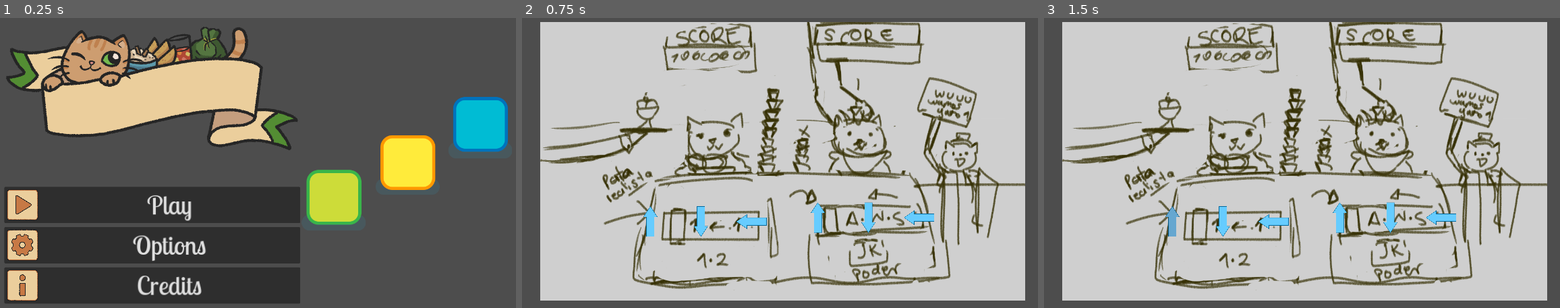
Above: before the commit, frames 1-3 (left to right).
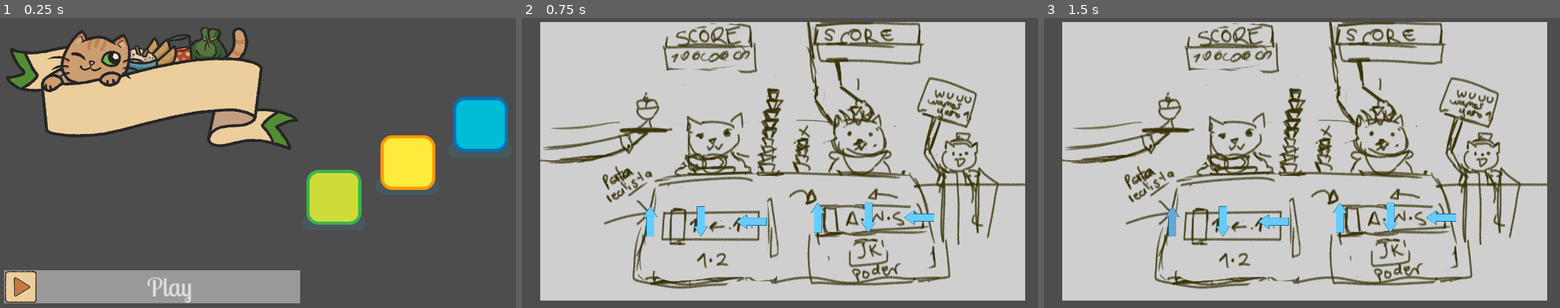
Above: after the commit, the same moments.

Repository: soetgdeznsgk/GGJ24---Fat-Cat-Fest
Game: Godot game, scene res://Escenas/Menus/menu_principal.tscn
The game is run twice, just before and just after one commit, with the same random seed, the same clock (stepped at 60 frames per second) and the same inputs.
Inputs (mouse positions are in pixels of both pictures, inside the frame that each line leads up to):
- Up to frame 1 (0.25 s): no input
- Up to frame 2 (0.75 s): click "Options" (after the commit: "Play") at 0.5 s
- Up to frame 3 (1.5 s): tap Enter at 1.25 s; move the mouse to (1420, 148) at 1.27 s; hold Right (DerechaPj1) from 1.28 s (still down); tap S (AbajoPj2) at 1.35 s

The runs differ from the first frame. In frame 1, 21% of the frame differs, in the area x 0-59%, y 58-99%; in frame 2, nothing differs; in frame 3, nothing differs.
Error after the commit: Invalid access to property or key 'h_separation' on a base object of type 'null instance'. (res://Escenas/Menus/Buttons/Button.gd:4)

Commit message:
branch coso e intentar animar botones con tween

Diff:
--- a/Escenas/Menus/Buttons/Button.gd
+++ b/Escenas/Menus/Buttons/Button.gd
@@ -1,4 +1,9 @@
 extends Button
-var isHighlighted := false
-var dist := 100.0
-var tiempo := 0.2
+@onready var anim:AnimationPlayer = $AnimationPlayer
+@onready var tween : Tween
+@onready var leftMargin = $PlayButton.h_separation
+func _on_mouse_entered():
+	print(leftMargin)
+
+func _on_mouse_exited():
+	print(leftMargin)
--- a/Escenas/Menus/menu_principal.tscn
+++ b/Escenas/Menus/menu_principal.tscn
@@ -1,16 +1,9 @@
-[gd_scene load_steps=10 format=3 uid="uid://wibtjjyhafg4"]
+[gd_scene load_steps=5 format=3 uid="uid://wibtjjyhafg4"]
 
 [ext_resource type="Script" path="res://Escenas/Menus/menu_principal.gd" id="1_vn785"]
 [ext_resource type="Texture2D" uid="uid://d2skq3dyio1rp" path="res://Escenas/Menus/Imgs/FatCatFestLogo.png" id="2_ijal2"]
-[ext_resource type="FontFile" uid="uid://cs81puvnc10pp" path="res://Escenas/Menus/Fonts/LobsterTwo-Regular.ttf" id="3_lanbx"]
-[ext_resource type="Texture2D" uid="uid://x886cltnkwtt" path="res://Escenas/Menus/Buttons/PlayButton.png" id="3_lrni4"]
-[ext_resource type="Texture2D" uid="uid://dxkx5w2qurkf3" path="res://Escenas/Menus/Buttons/OptionsButton.png" id="4_jvwwr"]
-[ext_resource type="Texture2D" uid="uid://c7ru10qr3mnrv" path="res://Escenas/Menus/Buttons/InfoButton.png" id="5_kukgg"]
+[ext_resource type="PackedScene" uid="uid://kcqxgo84fi45" path="res://button_anim.tscn" id="3_g302f"]
 [ext_resource type="Texture2D" uid="uid://2w4i8bs40b7c" path="res://Escenas/Menus/Placeholders/characters.png" id="5_msp6e"]
-[ext_resource type="Script" path="res://Escenas/Menus/Buttons/Button.gd" id="7_wf0f2"]
-
-[sub_resource type="StyleBoxFlat" id="StyleBoxFlat_71wjp"]
-content_margin_left = 100.0
 
 [node name="Control" type="Control"]
 layout_mode = 3
@@ -58,38 +51,8 @@
 theme_override_constants/separation = 10
 alignment = 2
 
-[node name="PlayButton" type="Button" parent="MenuPrincipal/HBoxContainer/VBoxContainer/VBoxContainer"]
+[node name="PlayButton" parent="MenuPrincipal/HBoxContainer/VBoxContainer/VBoxContainer" instance=ExtResource("3_g302f")]
 layout_mode = 2
-size_flags_vertical = 3
-theme_override_fonts/font = ExtResource("3_lanbx")
-theme_override_font_sizes/font_size = 66
-theme_override_styles/hover = SubResource("StyleBoxFlat_71wjp")
-text = "Play"
-icon = ExtResource("3_lrni4")
-expand_icon = true
-script = ExtResource("7_wf0f2")
-
-[node name="PlayButton2" type="Button" parent="MenuPrincipal/HBoxContainer/VBoxContainer/VBoxContainer"]
-layout_mode = 2
-size_flags_vertical = 3
-theme_override_fonts/font = ExtResource("3_lanbx")
-theme_override_font_sizes/font_size = 66
-theme_override_styles/hover = SubResource("StyleBoxFlat_71wjp")
-text = "Options"
-icon = ExtResource("4_jvwwr")
-expand_icon = true
-script = ExtResource("7_wf0f2")
-
-[node name="PlayButton3" type="Button" parent="MenuPrincipal/HBoxContainer/VBoxContainer/VBoxContainer"]
-layout_mode = 2
-size_flags_vertical = 3
-theme_override_fonts/font = ExtResource("3_lanbx")
-theme_override_font_sizes/font_size = 66
-theme_override_styles/hover = SubResource("StyleBoxFlat_71wjp")
-text = "Credits"
-icon = ExtResource("5_kukgg")
-expand_icon = true
-script = ExtResource("7_wf0f2")
 
 [node name="CenterContainer" type="CenterContainer" parent="MenuPrincipal/HBoxContainer"]
 layout_mode = 2
@@ -99,12 +62,4 @@
 layout_mode = 2
 texture = ExtResource("5_msp6e")
 
-[connection signal="mouse_entered" from="MenuPrincipal/HBoxContainer/VBoxContainer/VBoxContainer/PlayButton" to="MenuPrincipal/HBoxContainer/VBoxContainer/VBoxContainer/PlayButton" method="_on_mouse_entered"]
-[connection signal="mouse_exited" from="MenuPrincipal/HBoxContainer/VBoxContainer/VBoxContainer/PlayButton" to="MenuPrincipal/HBoxContainer/VBoxContainer/VBoxContainer/PlayButton" method="_on_mouse_exited"]
 [connection signal="pressed" from="MenuPrincipal/HBoxContainer/VBoxContainer/VBoxContainer/PlayButton" to="." method="_on_play_button_pressed"]
-[connection signal="mouse_entered" from="MenuPrincipal/HBoxContainer/VBoxContainer/VBoxContainer/PlayButton2" to="MenuPrincipal/HBoxContainer/VBoxContainer/VBoxContainer/PlayButton2" method="_on_mouse_entered"]
-[connection signal="mouse_exited" from="MenuPrincipal/HBoxContainer/VBoxContainer/VBoxContainer/PlayButton2" to="MenuPrincipal/HBoxContainer/VBoxContainer/VBoxContainer/PlayButton2" method="_on_mouse_exited"]
-[connection signal="pressed" from="MenuPrincipal/HBoxContainer/VBoxContainer/VBoxContainer/PlayButton2" to="." method="_on_play_button_pressed"]
-[connection signal="mouse_entered" from="MenuPrincipal/HBoxContainer/VBoxContainer/VBoxContainer/PlayButton3" to="MenuPrincipal/HBoxContainer/VBoxContainer/VBoxContainer/PlayButton3" method="_on_mouse_entered"]
-[connection signal="mouse_exited" from="MenuPrincipal/HBoxContainer/VBoxContainer/VBoxContainer/PlayButton3" to="MenuPrincipal/HBoxContainer/VBoxContainer/VBoxContainer/PlayButton3" method="_on_mouse_exited"]
-[connection signal="pressed" from="MenuPrincipal/HBoxContainer/VBoxContainer/VBoxContainer/PlayButton3" to="." method="_on_play_button_pressed"]
--- /dev/null
+++ b/button_anim.tscn
@@ -0,0 +1,23 @@
+[gd_scene load_steps=5 format=3 uid="uid://kcqxgo84fi45"]
+
+[ext_resource type="FontFile" uid="uid://cs81puvnc10pp" path="res://Escenas/Menus/Fonts/LobsterTwo-Regular.ttf" id="1_tud0j"]
+[ext_resource type="Texture2D" uid="uid://x886cltnkwtt" path="res://Escenas/Menus/Buttons/PlayButton.png" id="2_uoykt"]
+[ext_resource type="Script" path="res://Escenas/Menus/Buttons/Button.gd" id="3_vseul"]
+
+[sub_resource type="StyleBoxFlat" id="StyleBoxFlat_71wjp"]
+
+[node name="PlayButton" type="Button"]
+offset_right = 549.0
+offset_bottom = 178.0
+size_flags_vertical = 3
+theme_override_fonts/font = ExtResource("1_tud0j")
+theme_override_font_sizes/font_size = 66
+theme_override_styles/normal = SubResource("StyleBoxFlat_71wjp")
+theme_override_styles/hover = SubResource("StyleBoxFlat_71wjp")
+text = "Play"
+icon = ExtResource("2_uoykt")
+expand_icon = true
+script = ExtResource("3_vseul")
+
+[connection signal="mouse_entered" from="." to="." method="_on_mouse_entered"]
+[connection signal="mouse_exited" from="." to="." method="_on_mouse_exited"]
